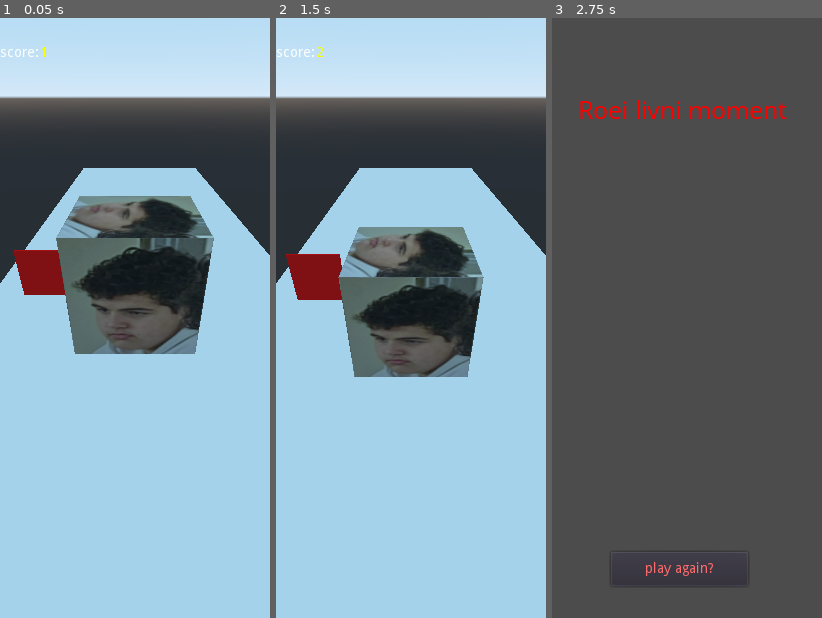
Above: before the commit, frames 1-3 (left to right).
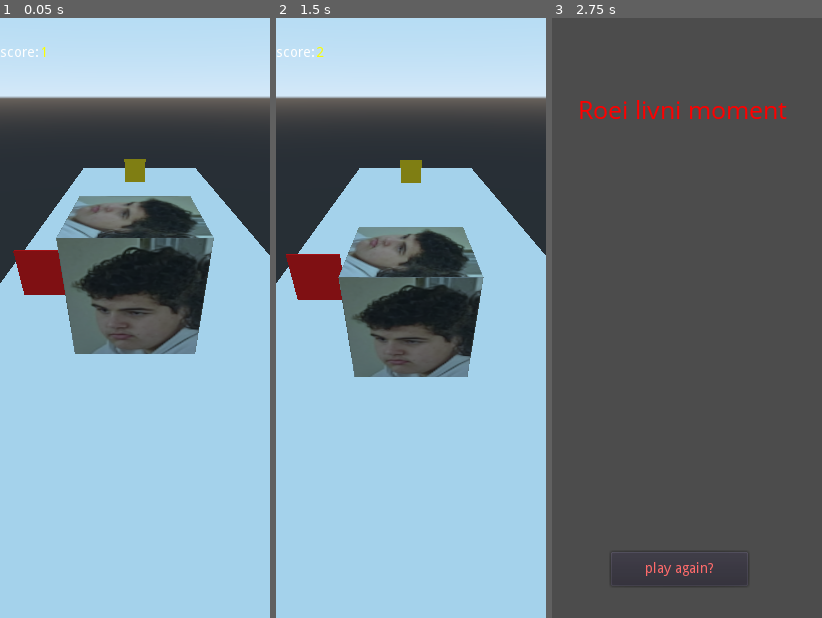
Above: after the commit, the same moments.

Repository: jonathanbreitg/Roei-Livni-Surfers
Game: Godot game, scene res://level.tscn
The game is run twice, just before and just after one commit, with the same random seed, the same clock (stepped at 60 frames per second) and the same inputs.
Inputs:
- Up to frame 1 (0.05 s): no input
- Up to frame 2 (1.5 s): click "play again?" at 0.5 s; click "play again?" at 1.25 s
- Up to frame 3 (2.75 s): click "play again?" at 2 s

The runs differ from the first frame. In frame 1, 0.3% of the frame differs, in the area x 45-55%, y 23-28%; in frame 2, 0.3%; in frame 3, nothing differs.

Commit message:
added moving spike

Diff:
--- a/KinematicBody.gd
+++ b/KinematicBody.gd
@@ -40,7 +40,7 @@
 			print(global_transform.origin.x)
 			if global_transform.origin.x < abs(1):
 				global_transform.origin.x = maxleft
-			elif global_transform.origin.x - maxright < abs(1):
+			elif abs(global_transform.origin.x - maxright) < abs(1):
 				global_transform.origin.x = 0
 			else:
 				global_transform.origin.x = 0
@@ -54,7 +54,7 @@
 			if abs(global_transform.origin.x) < abs(1):
 				global_transform.origin.x = maxright
 				print("move to far right")
-			elif global_transform.origin.x - maxleft < abs(1):
+			elif abs(global_transform.origin.x - maxleft) < abs(1):
 				print("move to mid")
 				global_transform.origin.x = 0
 			else:
@@ -80,6 +80,10 @@
 		if collision.collider.name == "spike_body":
 			print("collided with spike?")
 			get_tree().change_scene("res://death_screen.tscn")
+		elif collision.collider.name == "floor":
+			pass
+		else:
+			print(collision.collider.name)
 	cam.global_transform.origin.y = cam_offset
 	speed -= speed_up_const
 	print(move.y)
--- a/level.gd
+++ b/level.gd
@@ -9,9 +9,11 @@
 var offset = 30
 var dist = 8
 var i
+var scene_to_clone
 onready var floor_obj = $floor
 onready var player = $player/KinematicBody
 var spike_scene = preload("res://spike.tscn")
+var moving_spike_scene = preload("res://moving_spike_horizontal.tscn")
 # Called when the node enters the scene tree for the first time.
 func _ready():
 	randomize()
@@ -25,7 +27,11 @@
 
 
 func _on_Timer_timeout():
-	copy = spike_scene.instance()
+	if randi() % 5 == 4:
+		scene_to_clone = moving_spike_scene
+	else:
+		scene_to_clone = spike_scene
+	copy = scene_to_clone.instance()
 	self.add_child(copy)
 	copy.global_transform.origin.z = -70 + -i * offset
 	copy.global_transform.origin.x = -8 + (randi() % 3) * 8
--- a/level.tscn
+++ b/level.tscn
@@ -1,9 +1,10 @@
-[gd_scene load_steps=5 format=2]
+[gd_scene load_steps=6 format=2]
 
 [ext_resource path="res://addons/swipe_controller/swipe_controller.gd" type="Script" id=1]
 [ext_resource path="res://player.tscn" type="PackedScene" id=2]
 [ext_resource path="res://spike.tscn" type="PackedScene" id=3]
 [ext_resource path="res://level.gd" type="Script" id=4]
+[ext_resource path="res://moving_spike_horizontal.tscn" type="PackedScene" id=5]
 
 [node name="level" type="Spatial"]
 transform = Transform( 1, 0, 0, 0, 1, 0, 0, 0, 1, 0, 7.62706, 0.24687 )
@@ -30,4 +31,7 @@
 wait_time = 0.2
 autostart = true
 
+[node name="spike2" parent="." instance=ExtResource( 5 )]
+transform = Transform( 1, 0, 0, 0, 1, 0, 0, 0, 1, 0, -3.682, -70.7285 )
+
 [connection signal="timeout" from="Timer" to="." method="_on_Timer_timeout"]
--- /dev/null
+++ b/moving_spike_horizontal.tscn
@@ -0,0 +1,23 @@
+[gd_scene load_steps=4 format=2]
+
+[ext_resource path="res://spike_body.gd" type="Script" id=1]
+
+[sub_resource type="SpatialMaterial" id=1]
+albedo_color = Color( 1, 0.796078, 0, 1 )
+
+[sub_resource type="BoxShape" id=2]
+extents = Vector3( 2.5, 2.5, 0.1 )
+
+[node name="spike" type="Spatial"]
+
+[node name="spike_body" type="KinematicBody" parent="."]
+script = ExtResource( 1 )
+
+[node name="spike_body" type="CSGBox" parent="spike_body"]
+width = 5.0
+height = 5.0
+depth = 0.2
+material = SubResource( 1 )
+
+[node name="CollisionShape" type="CollisionShape" parent="spike_body"]
+shape = SubResource( 2 )
--- /dev/null
+++ b/spike_body.gd
@@ -0,0 +1,43 @@
+extends KinematicBody
+
+
+# Declare member variables here. Examples:
+# var a = 2
+# var b = "text"
+
+var is_left = false
+var is_mid = false
+var dist = 8
+var maxleft = -dist
+var maxright = dist
+var is_right = false
+var speed = Vector3.ZERO
+var val
+var target = Vector3.ZERO
+# Called when the node enters the scene tree for the first time.
+func _ready():
+	randomize()
+	#print("spawned moving spike")
+	#if abs(global_transform.origin.x) <abs(1):
+	#	is_mid = true
+	#elif abs(global_transform.origin.x - maxleft) < abs(1):
+	#	is_left = true
+	#elif abs(global_transform.origin.x - maxright) < abs(1):
+	#	is_right = true
+	#else:
+	#	print("what how")
+	speed.x = 10
+	val = randi() % 2
+	if val == 1:
+		is_left = true
+	elif val == 2:
+		is_right = true
+	else:
+		print("VAL IS 2 INCLUSIVE !!!")
+	if is_left:
+		speed.x = -10
+# Called every frame. 'delta' is the elapsed time since the previous frame.
+func _process(delta):
+
+	if abs(global_transform.origin.z - get_parent().get_parent().get_node("player/KinematicBody").global_transform.origin.z) < 25:
+		move_and_slide(speed,Vector3.UP)
Not shown, changed: docs/index.apple-touch-icon.png.import
Not shown, changed: docs/index.icon.png.import
Not shown, changed: docs/index.png.import
